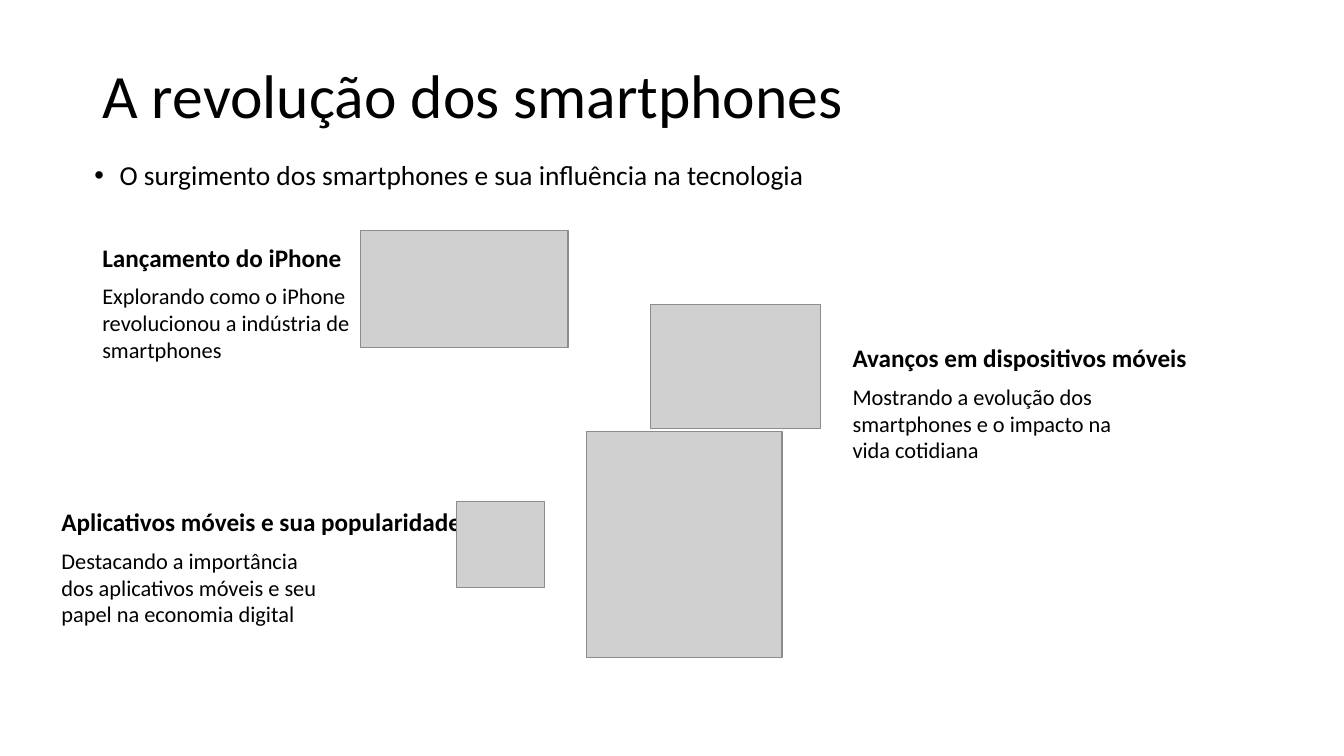
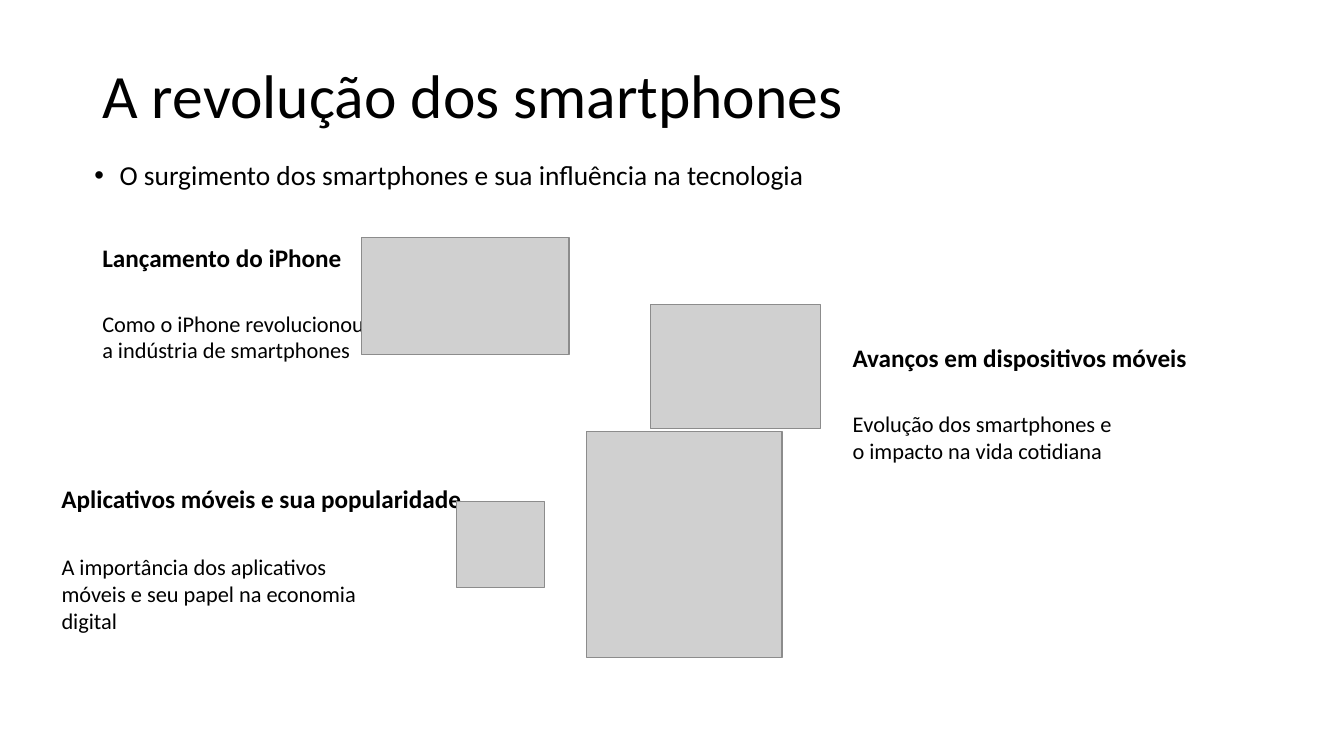
Before and after one commit to E-Mello/PS_Aulas, a slide deck: slide 25 of Evolução_da_Tecnologia_com_a_Programação_Introdução.pptx (slide 10 before the commit). Drawn at 1344x756 pixels with LibreOffice and Linux fonts; fonts in the diff are those of the drawing; grey boxes stand for pictures. Boxes give left, top, right and bottom in pixels: in the first picture for what was removed or moved away, otherwise in the second. Text is boxed around its words. In the diff, an @@ line names an element or a change of style, - is before the commit and + after.

```diff
--- a/Evolução_da_Tecnologia_com_a_Programação_Introdução.pptx
+++ b/Evolução_da_Tecnologia_com_a_Programação_Introdução.pptx
@@ picture: place and size @@
-picture at <box>360,230,568,348</box>
+picture at <box>361,237,569,355</box>
@@ text at <box>102,313,364,362</box>: text changed @@
-Explorando como o iPhone revolucionou a indústria de smartphones
+Como o iPhone revolucionou a indústria de smartphones
@@ text at <box>853,416,1111,463</box>: text changed @@
-Mostrando a evolução dos smartphones e o impacto na vida cotidiana
+Evolução dos smartphones e o impacto na vida cotidiana
@@ text "Aplicativos móveis e sua popularidade": place and size @@
-text "Aplicativos móveis e sua popularidade" at <box>61,511,461,538</box>
+text "Aplicativos móveis e sua popularidade" at <box>61,490,461,514</box>
@@ text at <box>62,559,356,633</box>: text changed @@
-Destacando a importância dos aplicativos móveis e seu papel na economia digital
+A importância dos aplicativos móveis e seu papel na economia digital
```
Also in this commit, not shown: 14 other slides changed, 24 slides added, 5 other files.
